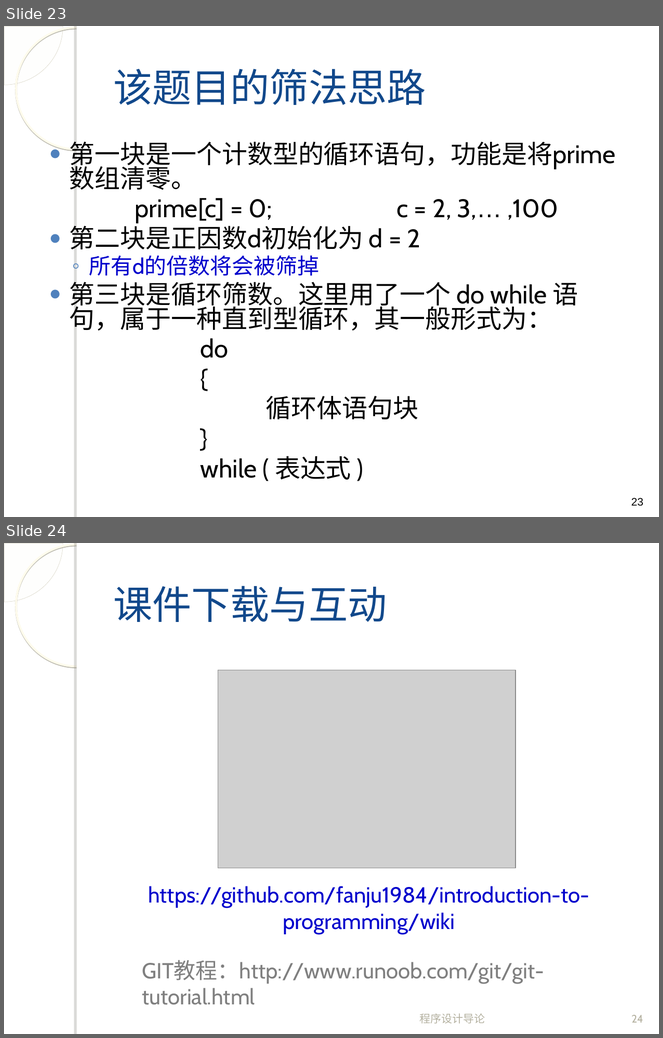
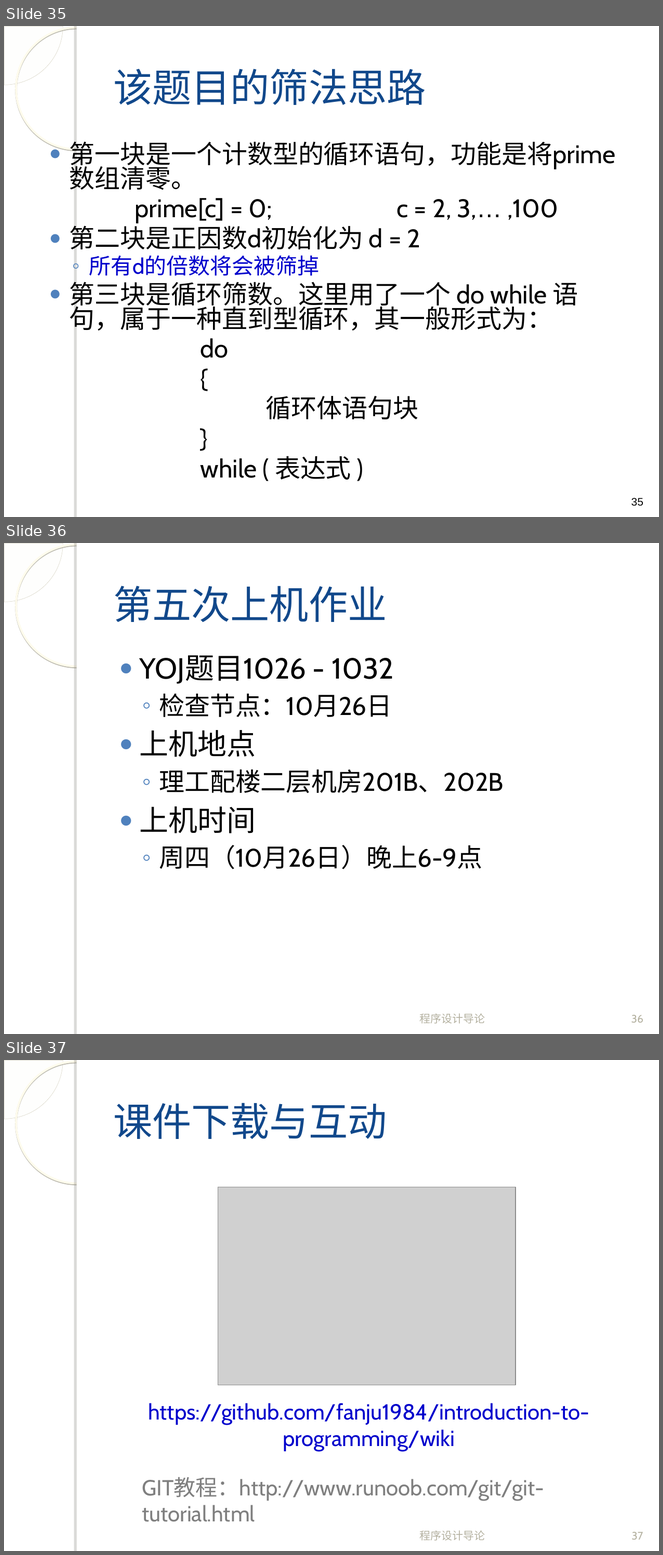
Before and after one commit to fanju1984/introduction-to-programming, a slide deck: introduction-to-programming/slides/2017/05-Array-2.ppt. Shown one above the other, each under a label of ours: slides 23 and 24 before the commit, slides 35, 36 and 37 after it. The pictures are 663x1038 and 663x1555 pixels, drawn with LibreOffice and Linux fonts; fonts in the diff are those of the drawing; grey boxes stand for pictures; background and template pictures are left out. Boxes give left, top, right and bottom in pixels: in the first picture for what was removed or moved away, otherwise in the second. Text is boxed around its words. In the diff, an @@ line names an element or a change of style, - is before the commit and + after.

```diff
--- a/introduction-to-programming/slides/2017/05-Array-2.ppt
+++ b/introduction-to-programming/slides/2017/05-Array-2.ppt
@@ slide 36 added at (4,543,659,1034), background picture (left out); not listed: 4 template elements that a slide beside it also shows @@
@@ title added at (113,586,387,622), 43 pt, text #11488B @@
+第五次上机作业
@@ text added at (139,655,504,870), 28 pt, text #000000 @@
+● YOJ题目1026 - 1032
+  ◦ 检查节点：10月26日
+● 上机地点
+  ◦ 理工配楼二层机房201B、202B
+● 上机时间
+  ◦ 周四（10月26日）晚上6-9点
@@ text added at (420,1014,486,1024), 12 pt, text #B4B1A0 @@
+程序设计导论
@@ page number added at (632,1015,644,1023), 12 pt, text #B4B1A0 @@
+36
@@ what was slide 23 is now slide 35 @@
@@ page number at (632,498,644,506): text changed @@
-23
+35
@@ what was slide 24 is now slide 37 @@
@@ page number at (632,1532,643,1540): text changed @@
-24
+37
```
Also in this commit, not shown: 1 slide changed, 12 other slides added.
